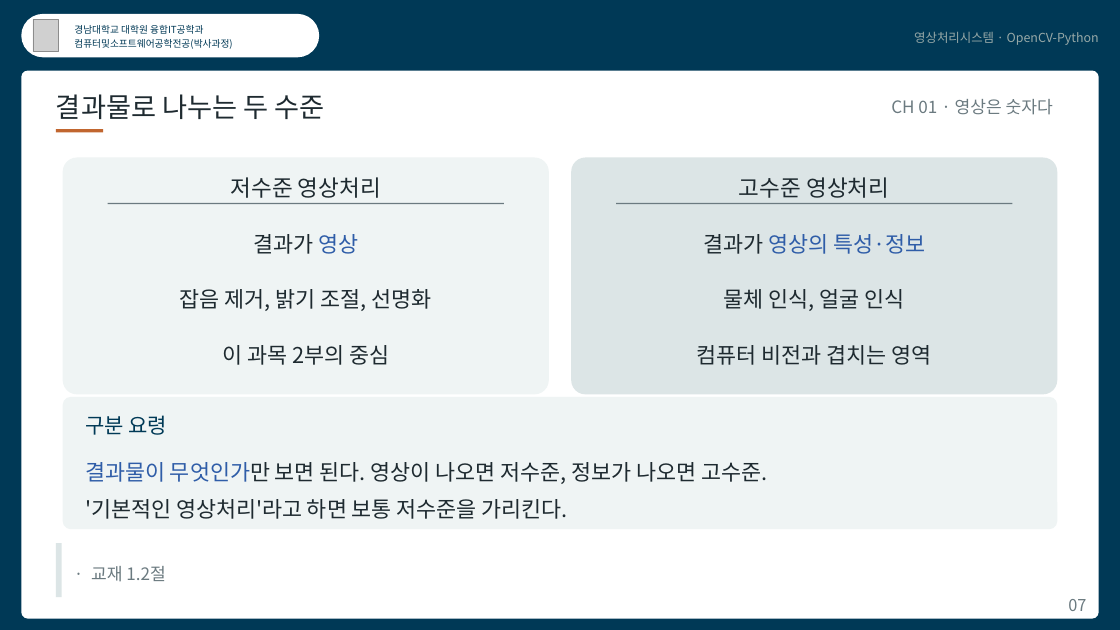
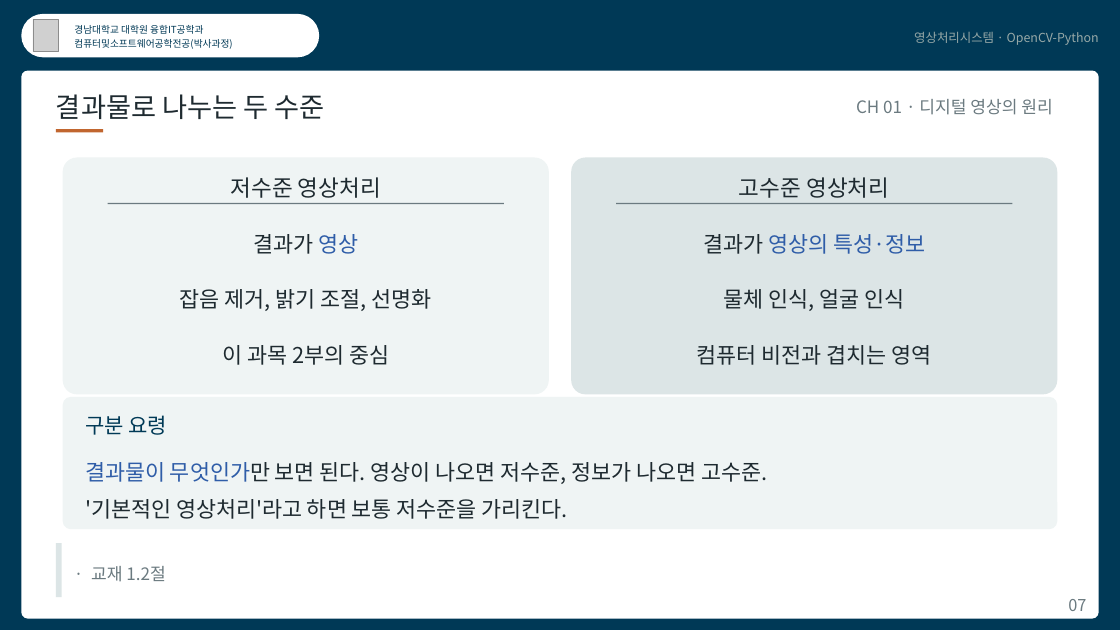
Before and after one commit to kkiimmiinn/cs-study-lab, a slide deck: slide 7 of ips/영상처리시스템_CH01.pptx. Drawn at 1120x630 pixels with LibreOffice and Linux fonts; fonts in the diff are those of the drawing; grey boxes stand for pictures. Boxes give left, top, right and bottom in pixels: in the first picture for what was removed or moved away, otherwise in the second. Text is boxed around its words. In the diff, an @@ line names an element or a change of style, - is before the commit and + after.

```diff
--- a/ips/영상처리시스템_CH01.pptx
+++ b/ips/영상처리시스템_CH01.pptx
@@ text at (856, 99, 1052, 115): text changed @@
-CH 01 · 영상은 숫자다
+CH 01 · 디지털 영상의 원리
```
Also in this commit, not shown: 14 other slides changed, 50 other files.
